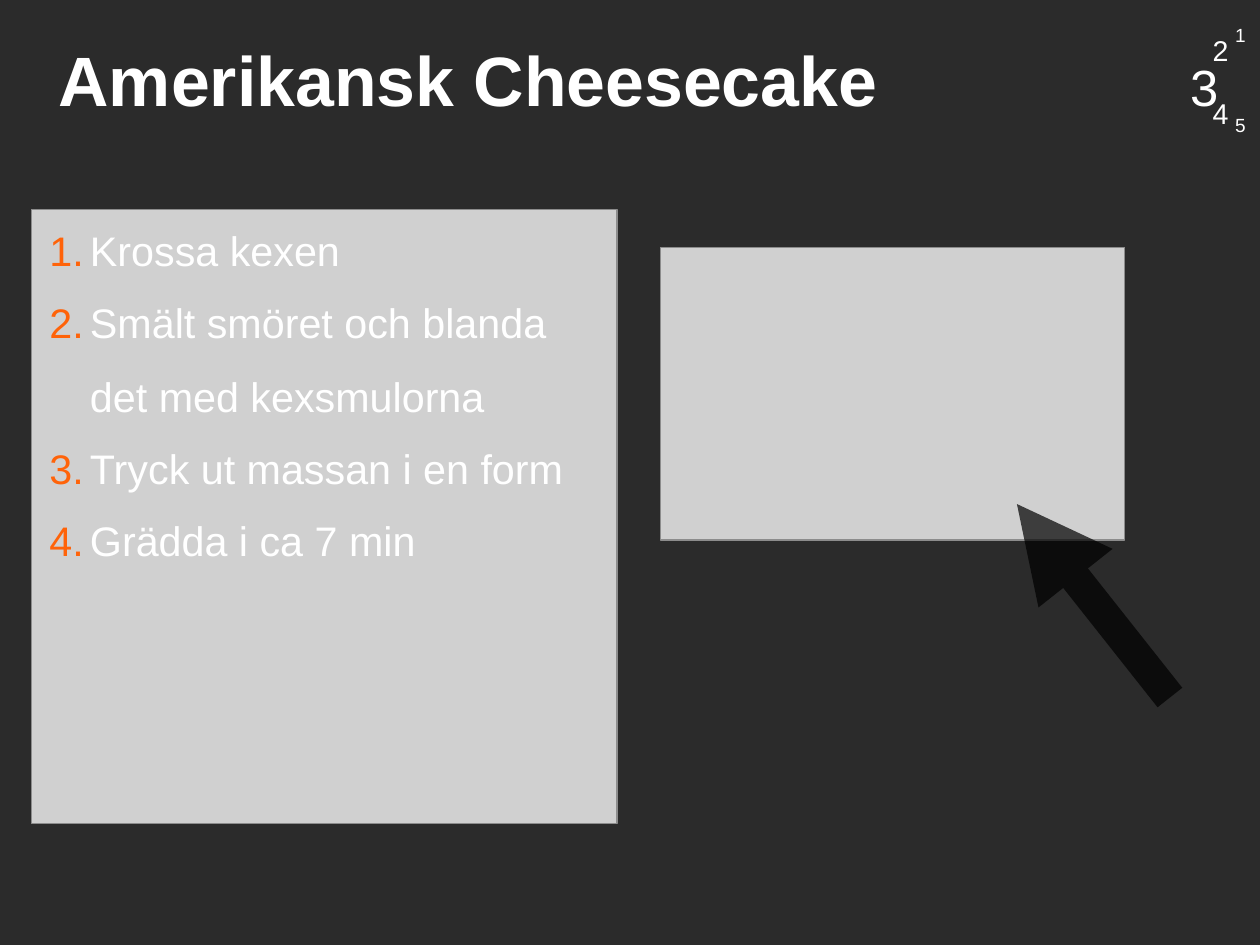
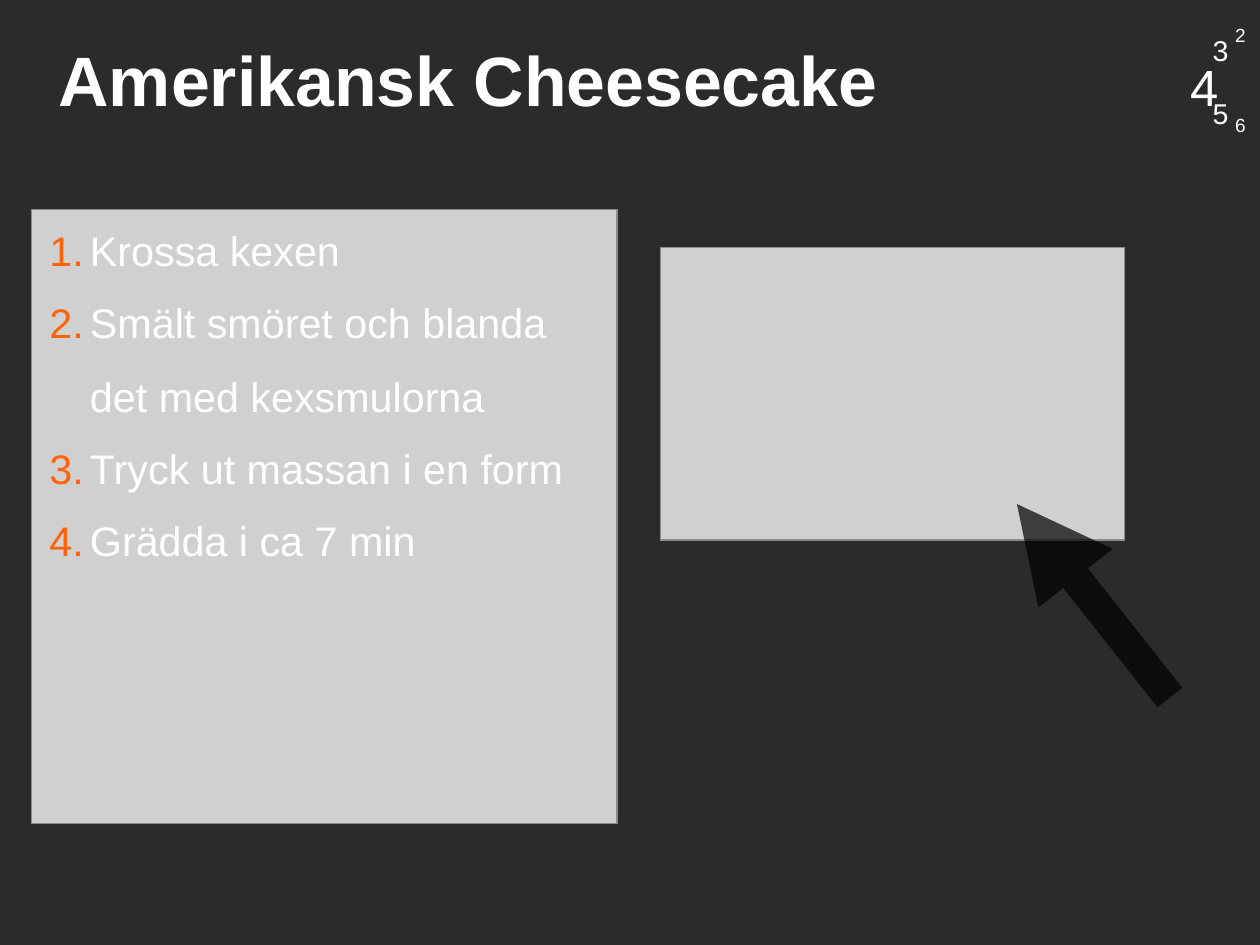
Before and after one commit to saifthe1/openfoam-openmp, a slide deck: slide 9 of presentation/pres.odp. Drawn at 1260x945 pixels with LibreOffice and Linux fonts; fonts in the diff are those of the drawing; grey boxes stand for pictures; background and template pictures are left out; a plain dark background stands for a picture behind light text. Boxes give left, top, right and bottom in pixels: in the first picture for what was removed or moved away, otherwise in the second. Text is boxed around its words. In the diff, an @@ line names an element or a change of style, - is before the commit and + after.

```diff
--- a/presentation/pres.odp
+++ b/presentation/pres.odp
@@ text "3": place and size @@
-text "3" at (1190, 70, 1218, 116)
+text "3" at (1213, 41, 1229, 62)
@@ text "3" at (1213, 41, 1229, 62): size 32 to 18 pt @@
@@ text "2": place and size @@
-text "2" at (1213, 41, 1229, 61)
+text "2" at (1235, 28, 1246, 42)
@@ text "2" at (1235, 28, 1246, 42): size 18 to 12 pt @@
@@ text removed at (1235, 29, 1246, 42) @@
-1
@@ text "4": place and size @@
-text "4" at (1213, 101, 1229, 124)
+text "4" at (1190, 71, 1218, 115)
@@ text "4" at (1190, 71, 1218, 115): size 18 to 32 pt @@
@@ text "5": place and size @@
-text "5" at (1235, 119, 1246, 132)
+text "5" at (1213, 104, 1229, 125)
@@ text "5" at (1213, 104, 1229, 125): size 12 to 18 pt @@
```
Also in this commit, not shown: 12 other slides changed.
